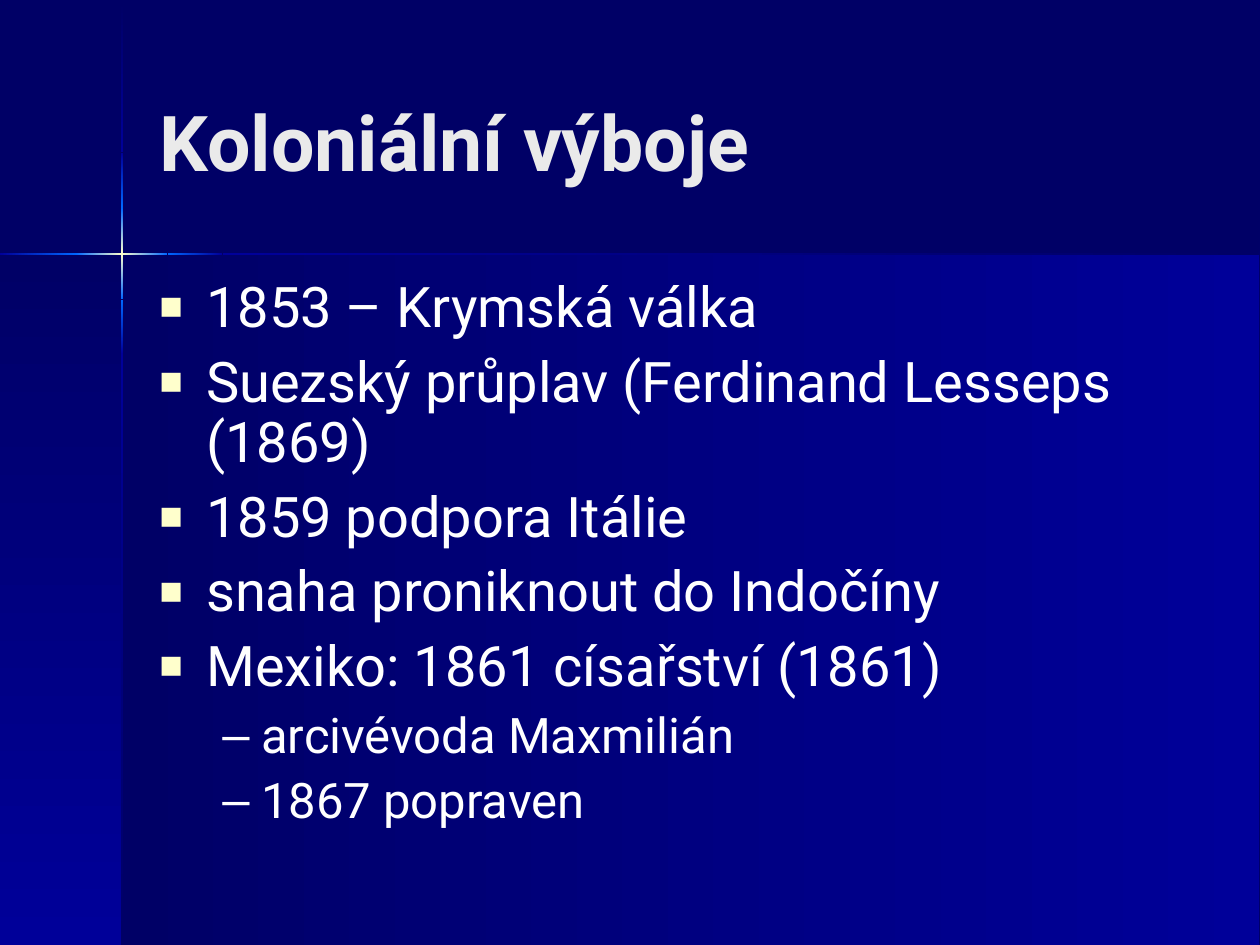
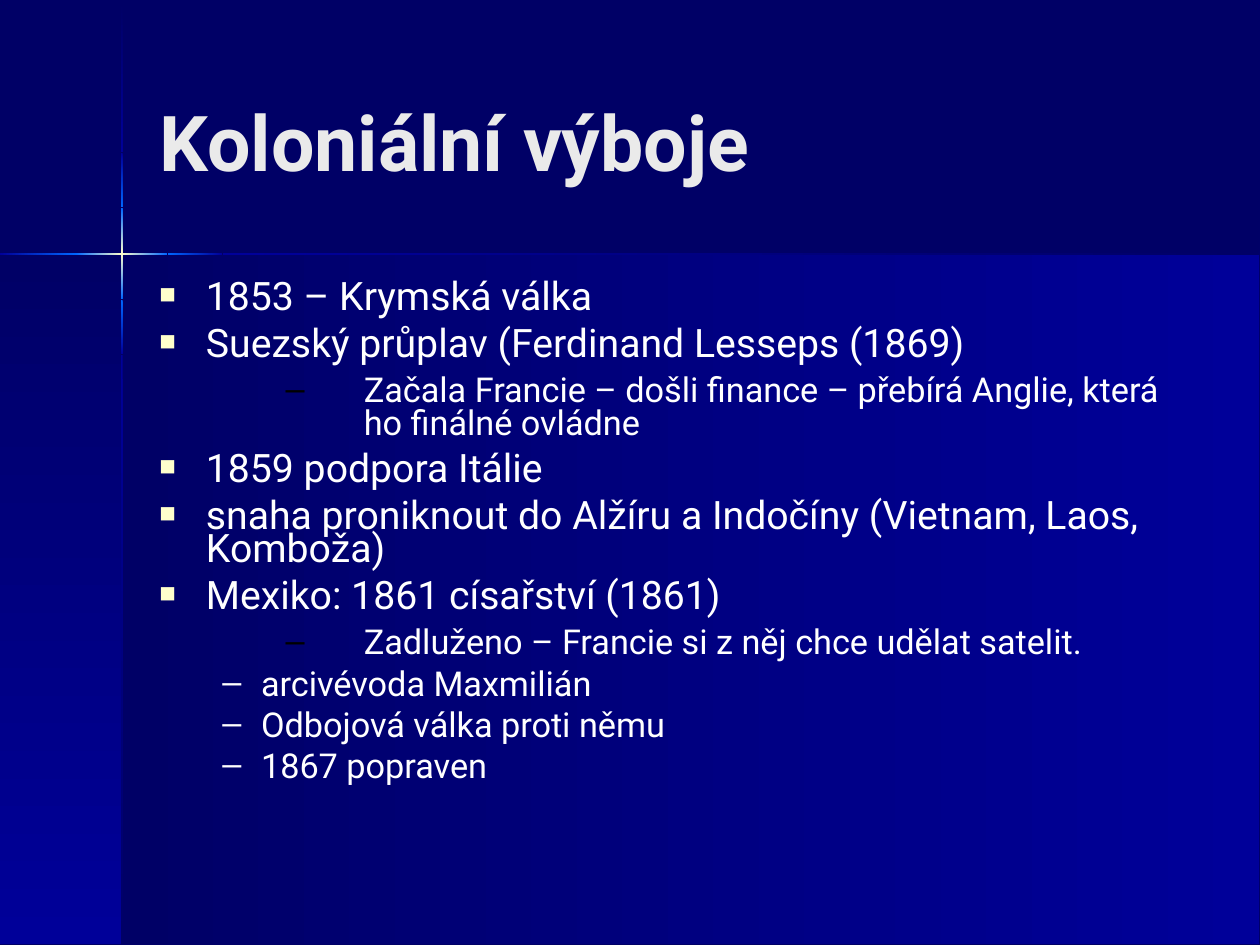
Before and after one commit to JiriKalvoda/zapisky, a slide deck: slide 25 of d/12-MezinarodniVztahy.ppt. Drawn at 1260x945 pixels with LibreOffice and Linux fonts; fonts in the diff are those of the drawing. Boxes give left, top, right and bottom in pixels: in the first picture for what was removed or moved away, otherwise in the second. Text is boxed around its words. In the diff, an @@ line names an element or a change of style, - is before the commit and + after.

```diff
--- a/d/12-MezinarodniVztahy.ppt
+++ b/d/12-MezinarodniVztahy.ppt
@@ freeform shape at [0,255,121,945]: outline redrawn @@
@@ freeform shape at [122,255,1259,945]: outline redrawn @@
@@ text at [206,280,964,785]: size 32 to 22.4 pt in "1853 – Krymská válka", "Suezský průplav (Ferdinand Lesseps (1869)", "1859 podpora Itálie", "Mexiko: 1861 císařství (1861)"; size 28 to 19.6 pt in "arcivévoda Maxmilián", "1867 popraven"; line spacing 0.9 to 0.7 @@
@@ text at [364,376,1158,436]: paragraph added @@
+  – Začala Francie – došli finance – přebírá Anglie, která ho finálné ovládne
@@ text at [206,497,1138,571]: text changed; size 32 to 22.4 pt @@
-■ snaha proniknout do Indočíny
+■ snaha proniknout do Alžíru a Indočíny (Vietnam, Laos, Komboža)
@@ text at [364,628,1081,662]: paragraph added @@
+  – Zadluženo – Francie si z něj chce udělat satelit.
@@ text at [261,711,665,745]: paragraph added @@
+  – Odbojová válka proti němu
```
Also in this commit, not shown: 33 other slides changed.
